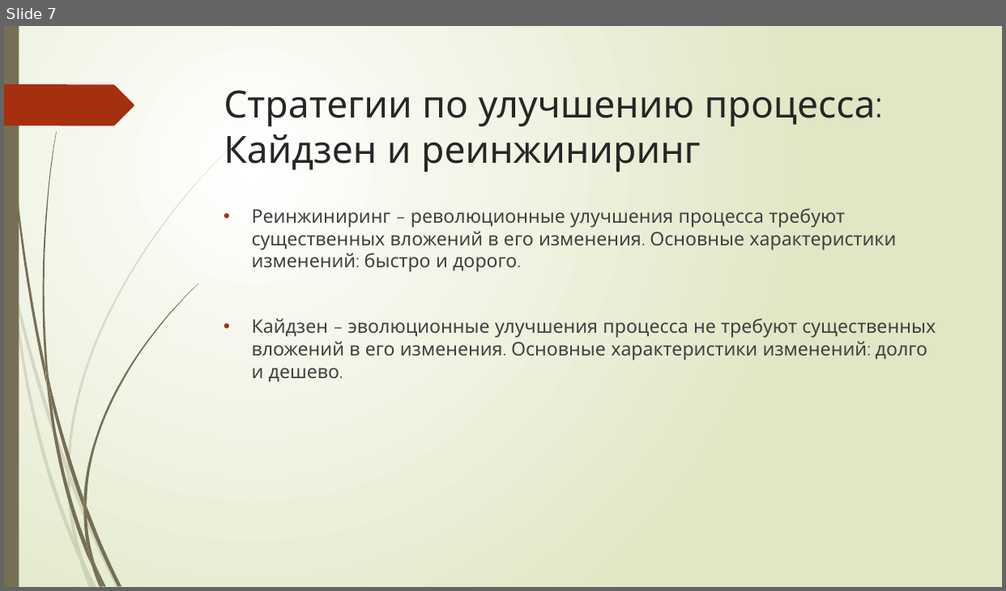
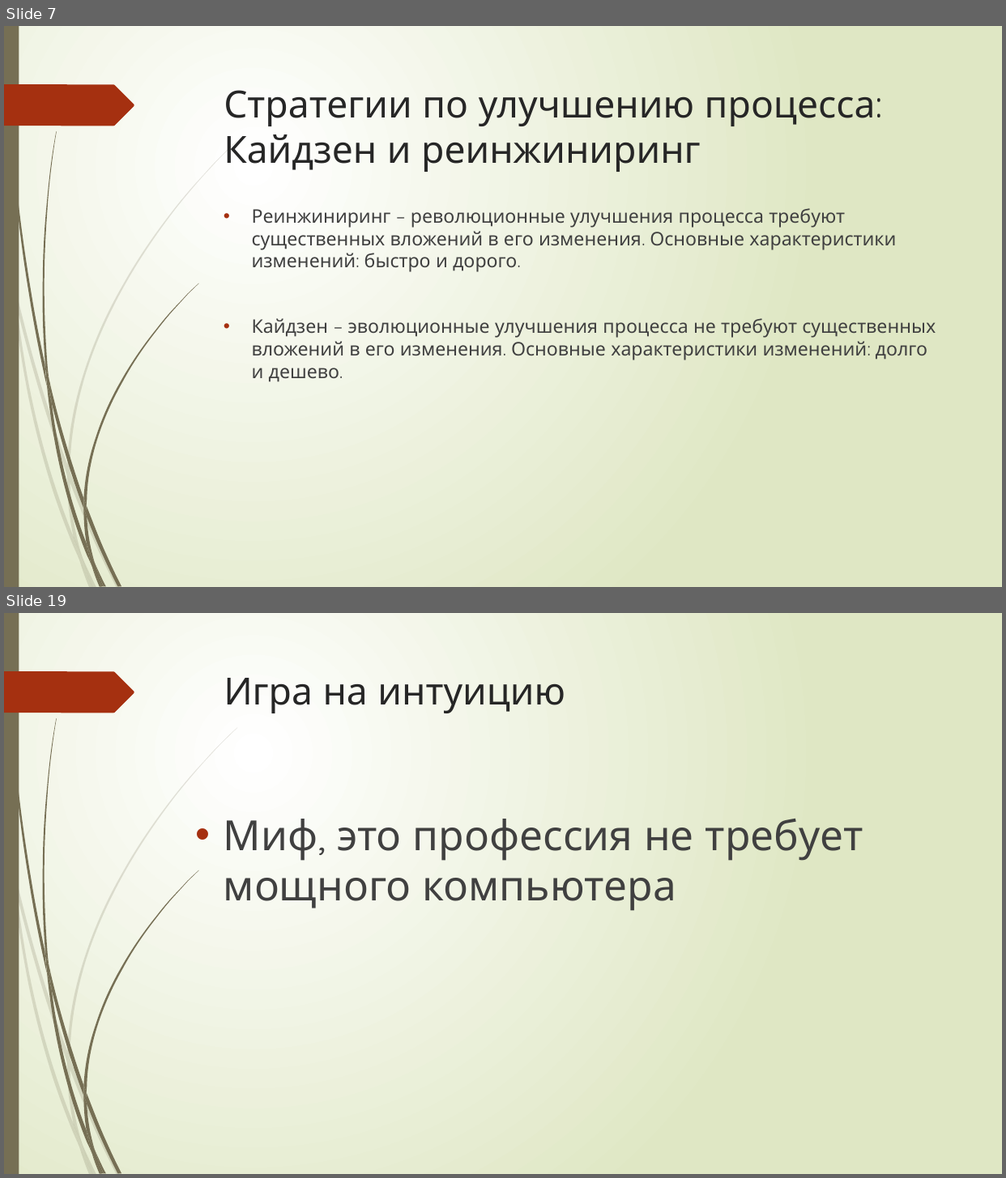
Before and after one commit to Vadilandus/Antonyuk-Vadim-Algoritm, a slide deck: Скиллбокс.pptx. Shown one above the other, each under a label of ours: slide 7 before the commit, slides 7 and 19 after it; the slides between them are not shown. The pictures are 1006x591 and 1006x1178 pixels, drawn with LibreOffice and Linux fonts; fonts in the diff are those of the drawing. Boxes give left, top, right and bottom in pixels: in the first picture for what was removed or moved away, otherwise in the second. Text is boxed around its words. In the diff, an @@ line names an element or a change of style, - is before the commit and + after.

```diff
--- a/Скиллбокс.pptx
+++ b/Скиллбокс.pptx
@@ slide 19 added at (4, 613, 1002, 1174), background gradient #FFFFFF to #DFE8C4; not listed: 24 template elements that a slide beside it also shows @@
@@ title added at (224, 678, 565, 713), 36 pt, text #262626 @@
+Игра на интуицию
@@ text added at (224, 819, 863, 911), 40 pt, text #404040 @@
+• Миф, это профессия не требует мощного компьютера
```
Also in this commit, not shown: 13 other slides added.
